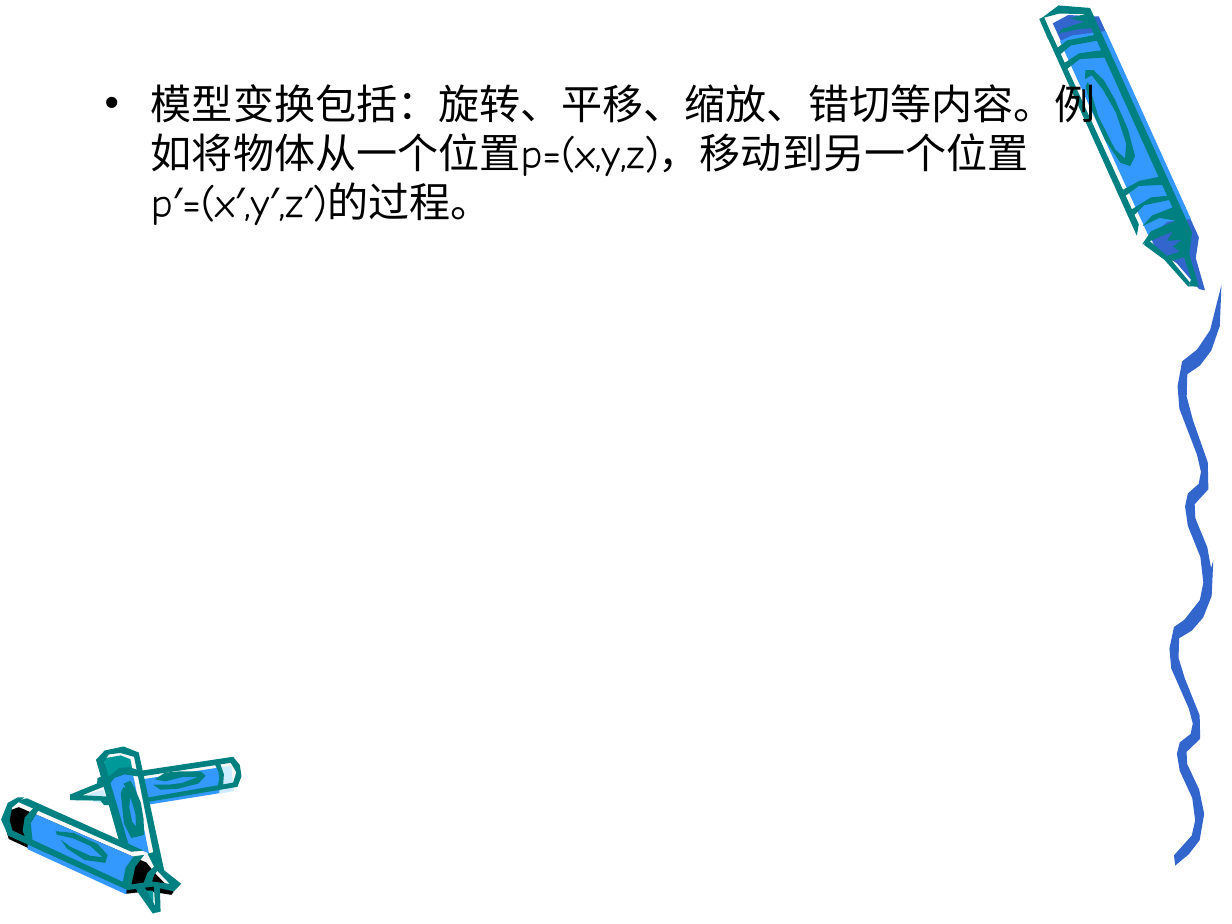
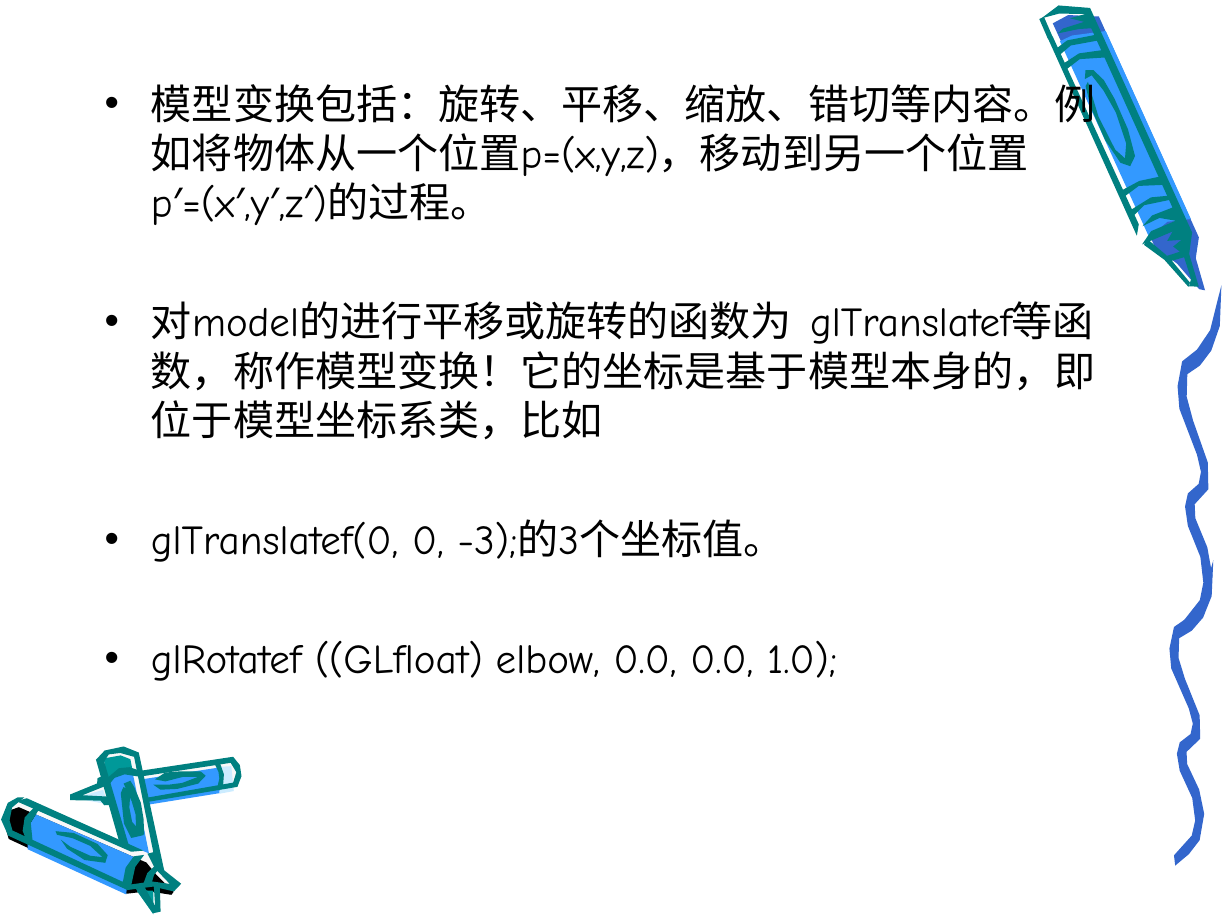
Before and after one commit to gudianxiaoshuo/openglES, a slide deck: slide 11 of PPT/模型转换.ppt (slide 5 before the commit). Drawn at 1232x924 pixels with LibreOffice and Linux fonts; fonts in the diff are those of the drawing; background and template pictures are left out. Boxes give left, top, right and bottom in pixels: in the first picture for what was removed or moved away, otherwise in the second. Text is boxed around its words. In the diff, an @@ line names an element or a change of style, - is before the commit and + after.

Commit message:
模型变换PPT

```diff
--- a/PPT/模型转换.ppt
+++ b/PPT/模型转换.ppt
@@ text at [151, 301, 1096, 681]: paragraphs added @@
+• 对model的进行平移或旋转的函数为 glTranslatef等函数，称作模型变换！它的坐标是基于模型本身的，即位于模型坐标系类，比如
+• glTranslatef(0, 0, -3);的3个坐标值。
+• glRotatef ((GLfloat) elbow, 0.0, 0.0, 1.0);
```
Also in this commit, not shown: 10 other slides changed, 15 slides added, 70 slides removed.
